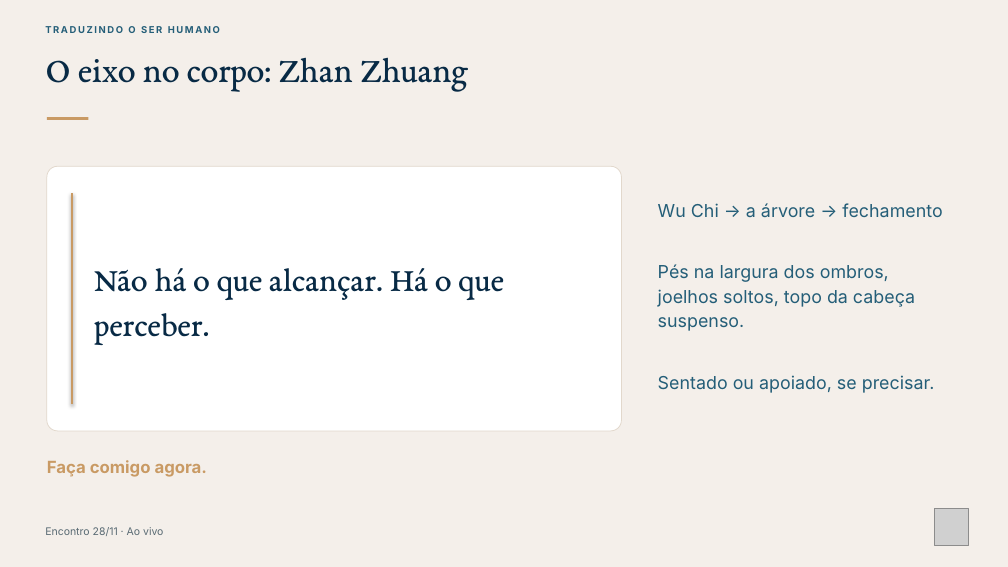
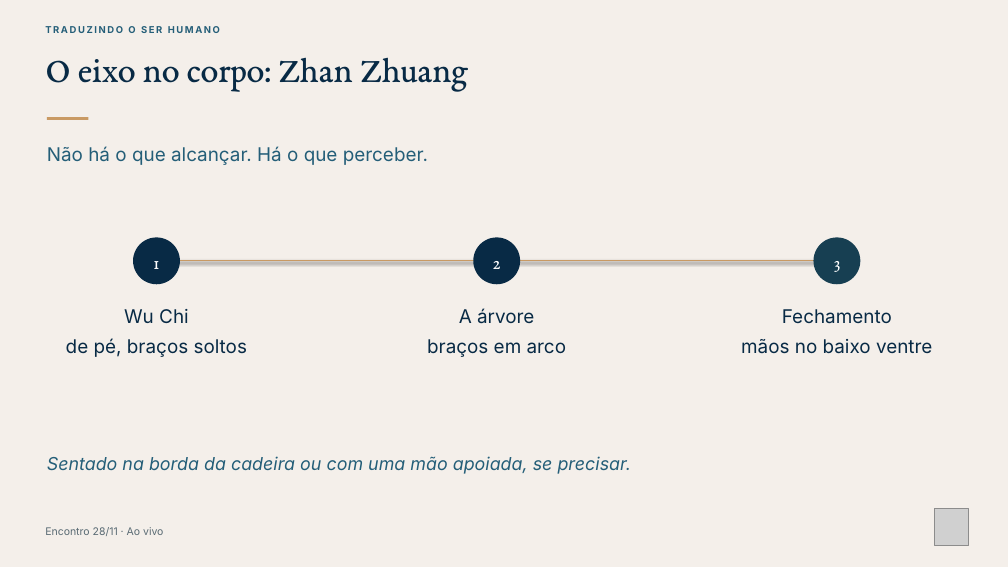
Before and after one commit to fabianodeliberalli/base-cognitiva-vault, a slide deck: slide 19 of 70 - Produções/Cursos/Curso - Nome Provisório/Materiais/Módulo 2/Encontro de 28-11 - slides e roteiro de bolso/TSH - Encontro de 28-11 - slides.pptx (slide 16 before the commit). Drawn at 1008x567 pixels with LibreOffice and Linux fonts; fonts in the diff are those of the drawing; grey boxes stand for pictures. Boxes give left, top, right and bottom in pixels: in the first picture for what was removed or moved away, otherwise in the second. Text is boxed around its words. In the diff, an @@ line names an element or a change of style, - is before the commit and + after.

```diff
--- a/70 - Produções/Cursos/Curso - Nome Provisório/Materiais/Módulo 2/Encontro de 28-11 - slides e roteiro de bolso/TSH - Encontro de 28-11 - slides.pptx
+++ b/70 - Produções/Cursos/Curso - Nome Provisório/Materiais/Módulo 2/Encontro de 28-11 - slides e roteiro de bolso/TSH - Encontro de 28-11 - slides.pptx
@@ text "Não há o que alcançar. ...": place and size @@
-text "Não há o que alcançar. ..." at [94,268,503,344]
+text "Não há o que alcançar. ..." at [47,146,428,165]
@@ text "Não há o que alcançar. ..." at [47,146,428,165]: size 32 to 18 pt, font EB Garamond to Inter, text colour #082A45 to #245E78; line spacing 1.1 to 1.15; vertical alignment middle to top @@
@@ rounded rectangle removed at [47,166,622,431] @@
@@ line removed from (72, 193) to (72, 405) @@
@@ text removed at [658,203,942,393] @@
-Wu Chi → a árvore → fechamento
-Pés na largura dos ombros, joelhos soltos, topo da cabeça suspenso.
-Sentado ou apoiado, se precisar.
@@ ellipse added at [133,237,180,284], fill #082A45 @@
@@ ellipse added at [473,237,520,284], fill #082A45 @@
@@ ellipse added at [814,237,861,284], fill #173F52 @@
@@ text added at [154,261,159,269], 18 pt, text #FFFFFF @@
+1
@@ line added from (157, 261) to (837, 261), #C99A64 1.25 pt @@
@@ text added at [493,261,501,269], 18 pt, text #FFFFFF @@
+2
@@ text added at [834,261,840,272], 18 pt, text #FFFFFF @@
+3
@@ text added at [66,309,247,357], 18 pt, text #082A45 @@
+Wu Chi
+de pé, braços soltos
@@ text added at [427,308,567,357], 18 pt, text #082A45 @@
+A árvore
+braços em arco
@@ text added at [741,309,932,354], 18 pt, text #082A45 @@
+Fechamento
+mãos no baixo ventre
@@ text removed at [47,460,207,477] @@
-Faça comigo agora.
@@ text added at [47,456,631,474], 17 pt, text #245E78, italic @@
+Sentado na borda da cadeira ou com uma mão apoiada, se precisar.
```
Also in this commit, not shown: 1 other slide changed, 5 slides added, 6 other files.
